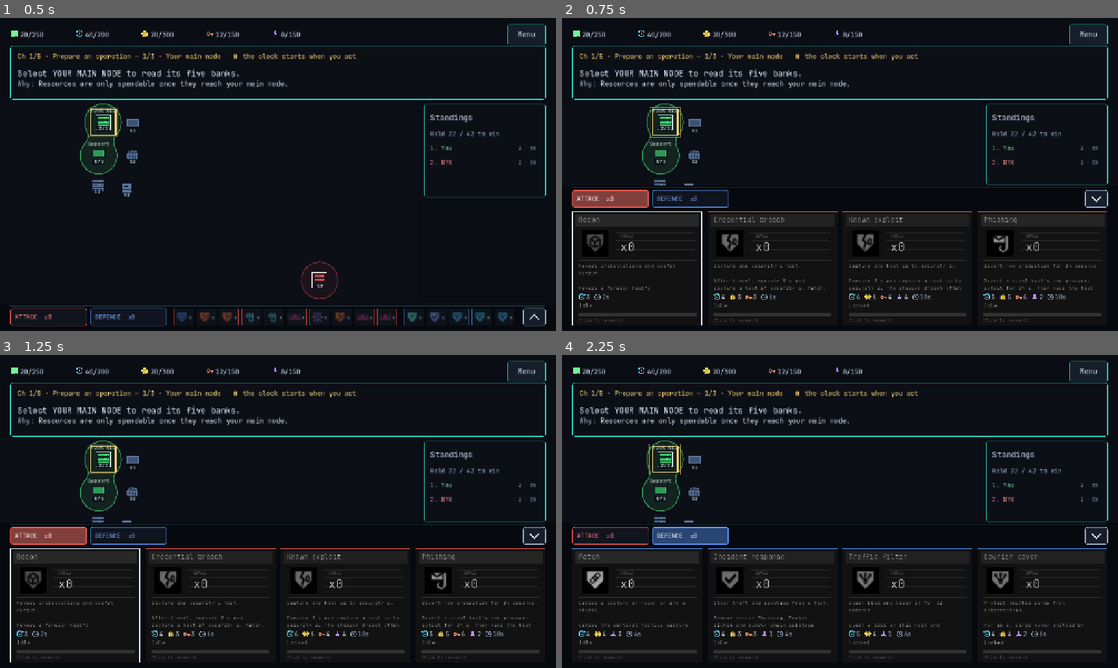
Above: before the commit, frames 1-4 (two rows, left to right).
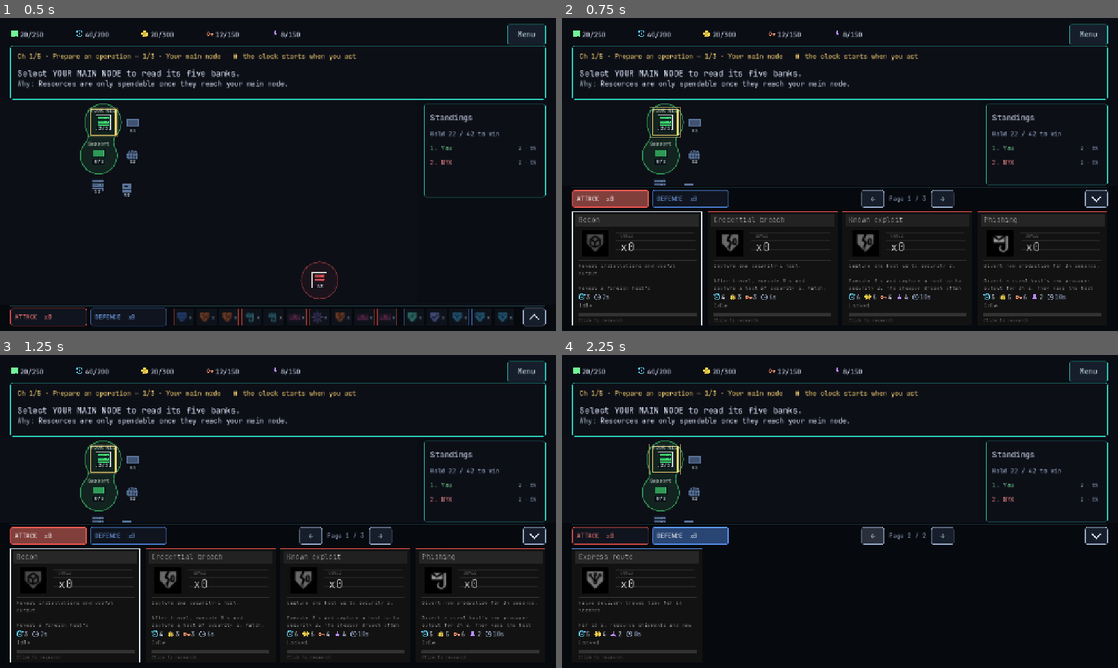
Above: after the commit, the same moments.

Repository: zzzteph/rim
Game: Godot game, scene res://scenes/botnet_proto.tscn
Same seed, same stepped clock (60 frames per second), same inputs: the game is played once before the commit and once after it.
Inputs (mouse positions are in pixels of both pictures, inside the frame that each line leads up to):
- Up to frame 1 (0.5 s): no input
- Up to frame 2 (0.75 s): click "ATTACK x0" at 0.5 s
- Up to frame 3 (1.25 s): no input
- Up to frame 4 (2.25 s): click "DEFENCE x0" at 1.25 s; click (873, 536) at 2 s, where only the run after the commit has a clickable "←"

Frame 1 is identical in both runs. In frame 2, 0.5% of the frame differs, in the area x 53-71%, y 54-61%; in frame 3, 0.5%; in frame 4, 6.7%, in the area x 3-98%, y 54-98%.

Commit message:
Page the pulled-up deck through every recipe
The detailed deck showed one row of four cards per tab, a holdover from
the old 4+4 deck: six of the ten ATTACK recipes and Express route were
unreachable there. The open tab now pages four cards at a time, with a
"← Page n / m →" pager in the strip's free middle (ATTACK 3 pages,
DEFENCE 2). Switching tabs opens the new tab on its first page, and a
campaign cue for a card on another page points at the pager.

Co-Authored-By: Claude Opus 5.5 <noreply@anthropic.com>
Claude-Session: https://claude.ai/code/session_01EGMzLGZyZUTJhsVTAovGHj

Diff:
--- a/scripts/botnet_proto.gd
+++ b/scripts/botnet_proto.gd
@@ -260,10 +260,12 @@
 var hand_panel: Control          # the pulled-up deck: four detailed cards of the active tab
 var hand_bar: GridContainer
 var card_banks: HBoxContainer    # the deck tabs: ATTACK (child 0) and DEFENCE (child 1)
-var deck_chips: HBoxContainer    # the strip's mini cards: all eight, click to research, drag to play
+var deck_chips: HBoxContainer    # the strip's mini cards: all fifteen, click to research, drag to play
 var deck_handle: Button          # pull the deck up / push it down
 var _card_bank := "attack"
 var _deck_open := false          # the deck starts pushed down: the map gets the room
+var _deck_page := 0              # which four of the open bank's cards the pulled-up deck shows
+var deck_pager: HBoxContainer    # ← page n / m → in the strip while the deck is up and its bank holds more than four
 var _deck_drag_restore := false  # the deck was pushed down for a card drag; pull it back up when the drag ends
 var _bank_alert := {}            # bank -> Time.get_ticks_msec() until which its tab blinks (a card became ready)
 var _hand_sig := ""              # rebuild the hand only when its composition changes (keeps it cheap)
@@ -380,6 +382,23 @@
 	chevron.set_anchors_and_offsets_preset(Control.PRESET_FULL_RECT); deck_handle.add_child(chevron)
 	deck_handle.pressed.connect(func(): _set_deck_open(not _deck_open))
 	add_child(deck_handle)
+	deck_pager = HBoxContainer.new(); deck_pager.add_theme_constant_override("separation", 6)
+	for step in [-1, 0, 1]:
+		if step == 0:
+			var page_label := Label.new(); page_label.name = "PageLabel"
+			page_label.custom_minimum_size = Vector2(96, DECK_BAR_HEIGHT)
+			page_label.horizontal_alignment = HORIZONTAL_ALIGNMENT_CENTER; page_label.vertical_alignment = VERTICAL_ALIGNMENT_CENTER
+			page_label.add_theme_font_size_override("font_size", 14); page_label.add_theme_color_override("font_color", C_DIM)
+			deck_pager.add_child(page_label)
+		else:
+			var turn := Button.new(); turn.name = "PagePrev" if step < 0 else "PageNext"
+			turn.text = "←" if step < 0 else "→"
+			turn.custom_minimum_size = Vector2(52, DECK_BAR_HEIGHT); turn.focus_mode = Control.FOCUS_NONE
+			_fixed_button_style(turn)
+			turn.pressed.connect(_deck_turn.bind(step))
+			deck_pager.add_child(turn)
+	deck_pager.visible = false
+	add_child(deck_pager)
 	_refresh_hand()
 	top_tabs = HBoxContainer.new()
 	top_tabs.add_theme_constant_override("separation", 6)
@@ -2222,7 +2241,7 @@
 	return panel != null and panel.visible and panel.get_global_rect().has_point(get_viewport().get_mouse_position())
 
 
-# Four permanent cards: click to research/pause; drag held copies onto the map.
+# Every recipe has a permanent card; the pulled-up deck shows four of the open bank at a time (paged).
 func _refresh_hand() -> void:
 	if hand_bar == null: return
 	if hand_bar.get_child_count() != CARD_ORDER.size():
@@ -2231,11 +2250,32 @@
 			var tile := CardTile.new(); tile.game = self; tile.key = _card_key(str(card), "linked")
 			hand_bar.add_child(tile)
 	var width := floorf((hand_panel.size.x - CARD_DOCK_GAP * 3) / 4)
+	var shown := _deck_cards()
+	_deck_page = clampi(_deck_page, 0, _deck_pages() - 1)
 	for tile in hand_bar.get_children():
-		tile.visible = _is_defense(_card_of(tile.key)) == (_card_bank == "defense")
+		var index := shown.find(_card_of(tile.key))   # -1: the other bank
+		tile.visible = index >= _deck_page * 4 and index < _deck_page * 4 + 4
 		tile.custom_minimum_size = Vector2(width, CARD_DOCK_HEIGHT); tile.queue_redraw()
 	hand_bar.size = hand_panel.size
 	_update_card_banks()
+
+
+func _deck_cards() -> Array:   # the open bank's recipes, in deck order
+	return CfgCards.DEFENSE_ORDER if _card_bank == "defense" else CfgCards.ATTACK_ORDER
+
+
+func _deck_pages() -> int:
+	return maxi(1, ceili(float(_deck_cards().size()) / 4.0))
+
+
+func _deck_page_of(recipe: String) -> int:   # the page a recipe sits on in its own bank
+	var order: Array = CfgCards.DEFENSE_ORDER if _is_defense(recipe) else CfgCards.ATTACK_ORDER
+	return maxi(0, order.find(recipe)) / 4
+
+
+func _deck_turn(step: int) -> void:   # page the pulled-up deck; wraps round
+	_deck_page = posmod(_deck_page + step, _deck_pages())
+	_refresh_hand()
 
 
 func _update_card_banks(chips := true) -> void:   # tab text (owned · progress), tab look (open / closed / blinking), handle arrow; chips = repaint the mini cards
@@ -2260,6 +2300,10 @@
 	var chevron = deck_handle.get_child(0)
 	var arrow := "DeckClose" if _deck_open else "DeckOpen"
 	if chevron.action != arrow: chevron.action = arrow; chevron.queue_redraw()
+	if deck_pager != null:
+		var pages := _deck_pages()
+		deck_pager.visible = _deck_open and pages > 1 and not menu_open and not won and not lost
+		(deck_pager.get_node("PageLabel") as Label).text = "Page %d / %d" % [mini(_deck_page, pages - 1) + 1, pages]
 	if deck_chips.visible and chips:
 		for chip in _deck_chip_nodes(): chip.queue_redraw()
 
@@ -2315,6 +2359,9 @@
 	for chip in chips: chip.custom_minimum_size = Vector2(clampf(width, 40.0, 150.0), DECK_BAR_HEIGHT)
 	deck_chips.position = Vector2(left, bar_top); deck_chips.size = deck_chips.get_combined_minimum_size()
 	deck_chips.visible = playing and not _deck_open
+	if deck_pager != null:   # the pager takes the strip's free middle while the mini cards are hidden
+		deck_pager.size = deck_pager.get_combined_minimum_size()
+		deck_pager.position = Vector2(left + floorf((room - deck_pager.size.x) * 0.5), bar_top)
 	_update_card_banks()
 
 
@@ -2329,6 +2376,7 @@
 func _bank_pressed(bank: String) -> void:   # a closed tab pulls its cards up · the open tab pushes the deck down · the other tab switches
 	_bank_alert.erase(bank)
 	if _deck_open and bank == _card_bank: _set_deck_open(false); return
+	if bank != _card_bank: _deck_page = 0   # another bank opens on its first page
 	_card_bank = bank
 	if _deck_open: _refresh_hand()
 	else: _set_deck_open(true)
@@ -3707,6 +3755,7 @@
 	if not _deck_open: return _deck_chip_nodes().filter(func(c): return _card_of(str(c.key)) == recipe)
 	var bank := _bank_of(recipe)
 	if bank != _card_bank: return [card_banks.get_child(0 if bank == "attack" else 1)]
+	if _deck_page_of(recipe) != _deck_page: return [deck_pager]   # the card is on another page: cue the pager
 	return hand_bar.get_children().filter(func(c): return _card_of(str(c.key)) == recipe and c.visible)
 
 
Not shown, changed: BUILD.md
